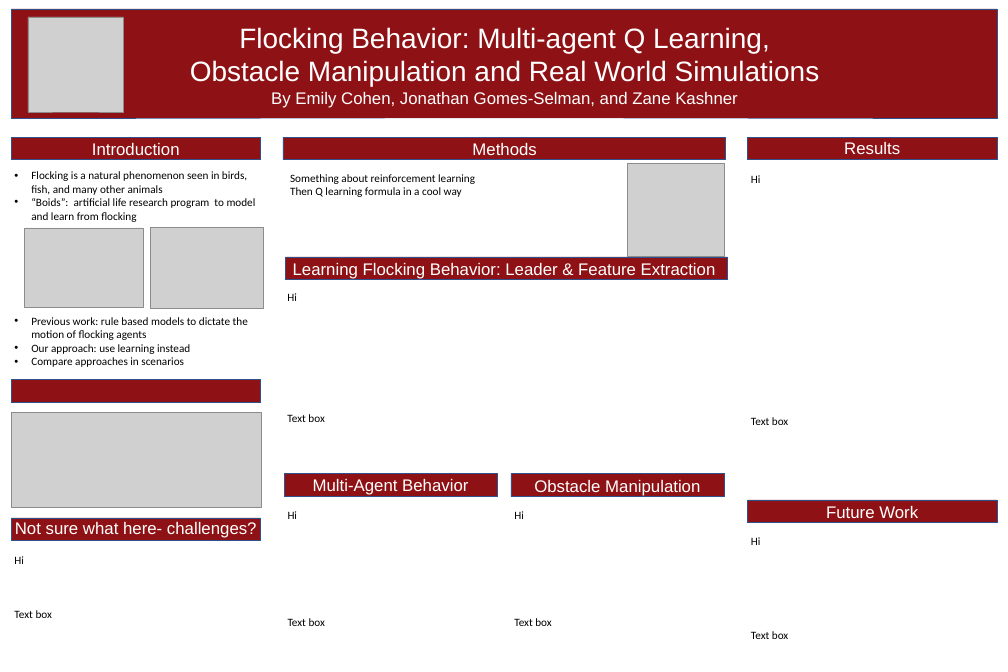
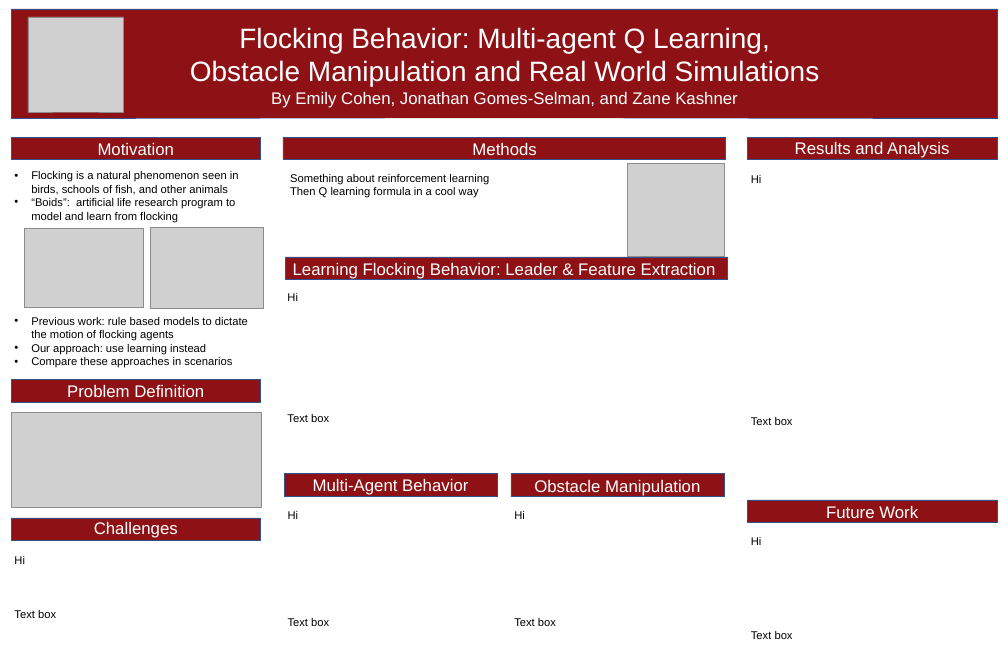
Before and after one commit to zkashner/learning-boid-flocking, a slide deck: slide 1 of cs221Poster.ppt. Drawn at 1008x672 pixels with LibreOffice and Linux fonts; fonts in the diff are those of the drawing; grey boxes stand for pictures. Boxes give left, top, right and bottom in pixels: in the first picture for what was removed or moved away, otherwise in the second. Text is boxed around its words. In the diff, an @@ line names an element or a change of style, - is before the commit and + after.

Commit message:
updated poster

```diff
--- a/cs221Poster.ppt
+++ b/cs221Poster.ppt
@@ text at box(98, 143, 175, 160): text changed @@
-Introduction
+Motivation
@@ text at box(795, 142, 950, 158): text changed @@
-Results
+Results and Analysis
@@ text at box(31, 171, 239, 195): text changed; font Calibri to Arial @@
-• Flocking is a natural phenomenon seen in birds, fish, and many other animals
+• Flocking is a natural phenomenon seen in birds, schools of fish, and other animals
@@ font Calibri to Arial in 7 elements at box(14, 556, 56, 618), box(751, 537, 793, 639), box(287, 293, 329, 422), box(288, 511, 329, 626), box(514, 511, 556, 626), box(290, 174, 489, 198), box(751, 175, 793, 425) @@
@@ text at box(31, 198, 235, 223): font Calibri to Arial in "“Boids”: artificial life research program to model ..." @@
@@ text at box(31, 317, 248, 355): font Calibri to Arial in "Previous work: rule based models to dictate ...", "Our approach: use learning instead" @@
@@ text at box(31, 357, 232, 368): text changed; font Calibri to Arial @@
-• Compare approaches in scenarios
+• Compare these approaches in scenarios
@@ text added at box(67, 385, 204, 397), 36 pt, text #FFFFFF @@
+Problem Definition
@@ text at box(94, 522, 178, 538): text changed @@
-Not sure what here- challenges?
+Challenges
```
